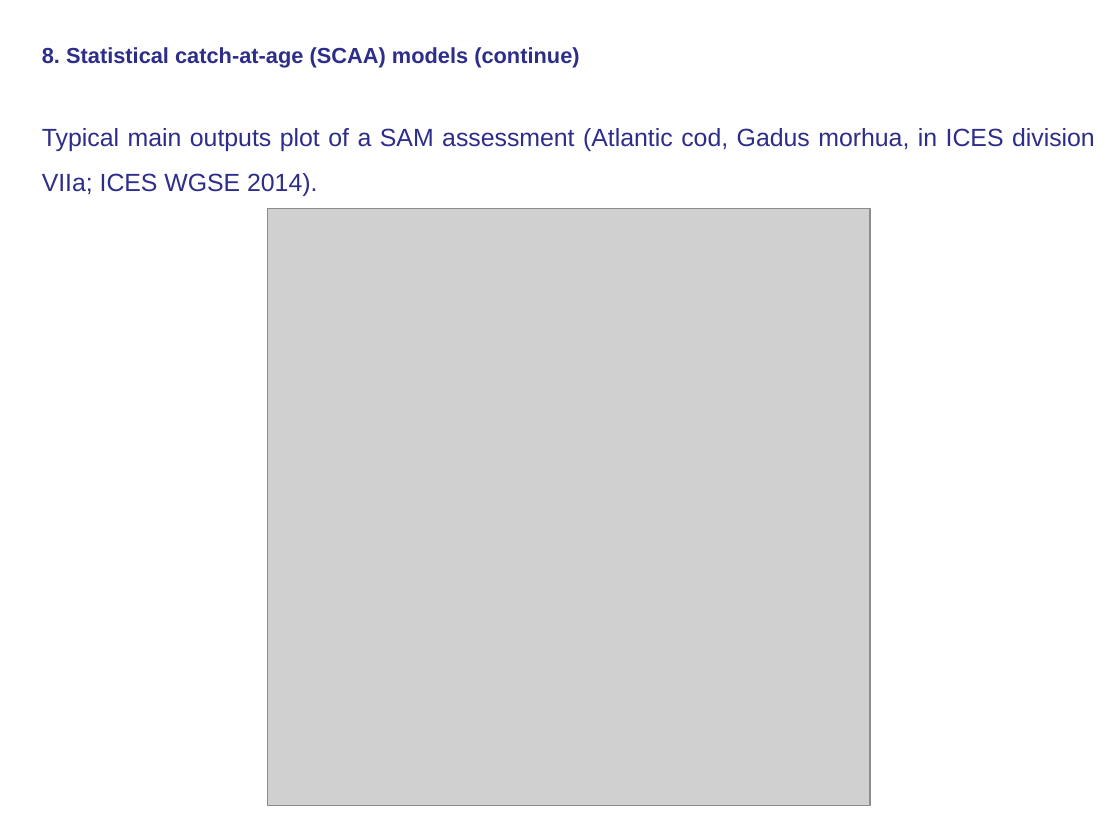
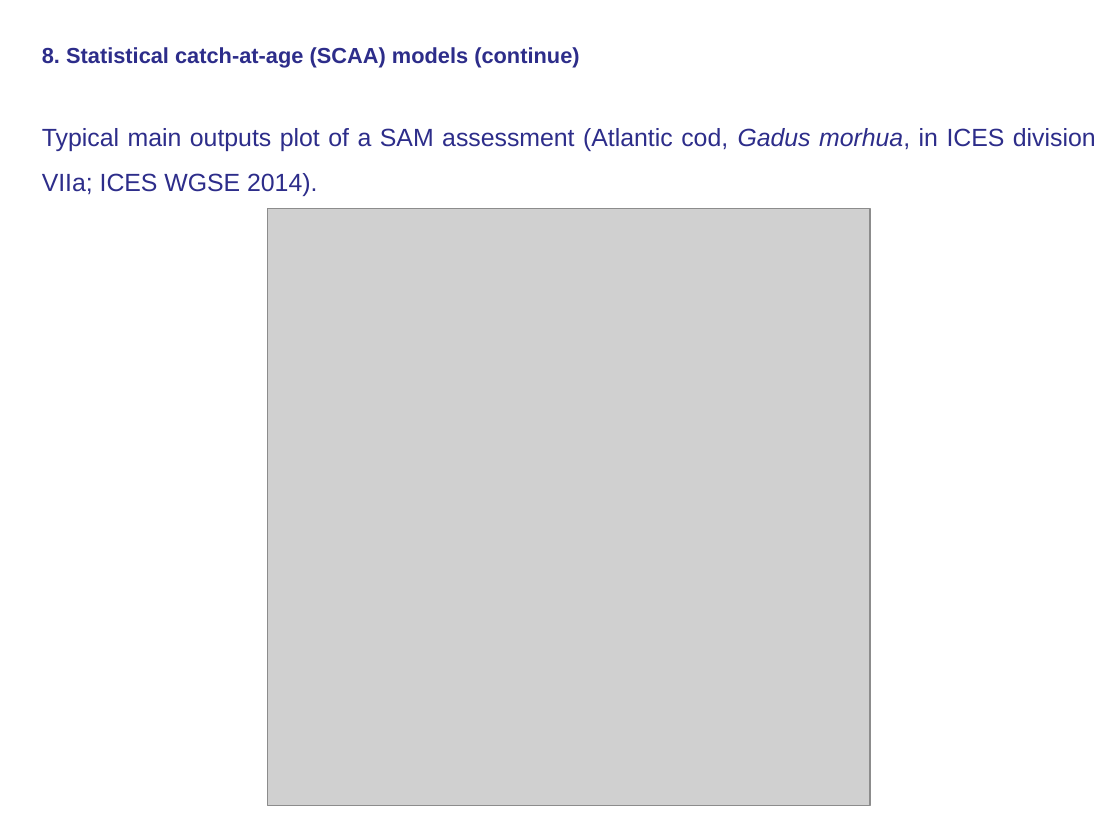
Before and after one commit to chatoosio/stock_assessment_summer_school_Module2, a slide deck: slide 17 of Sessions/Lectures Intro Day1/Assessment methods.pptx. Drawn at 1120x840 pixels with LibreOffice and Linux fonts; fonts in the diff are those of the drawing; grey boxes stand for pictures. Boxes give left, top, right and bottom in pixels: in the first picture for what was removed or moved away, otherwise in the second. Text is boxed around its words. In the diff, an @@ line names an element or a change of style, - is before the commit and + after.

```diff
--- a/Sessions/Lectures Intro Day1/Assessment methods.pptx
+++ b/Sessions/Lectures Intro Day1/Assessment methods.pptx
@@ text at bbox=[42, 128, 1096, 196]: italic on in "Gadus morhua," @@
```
Also in this commit, not shown: 3 other slides changed.
